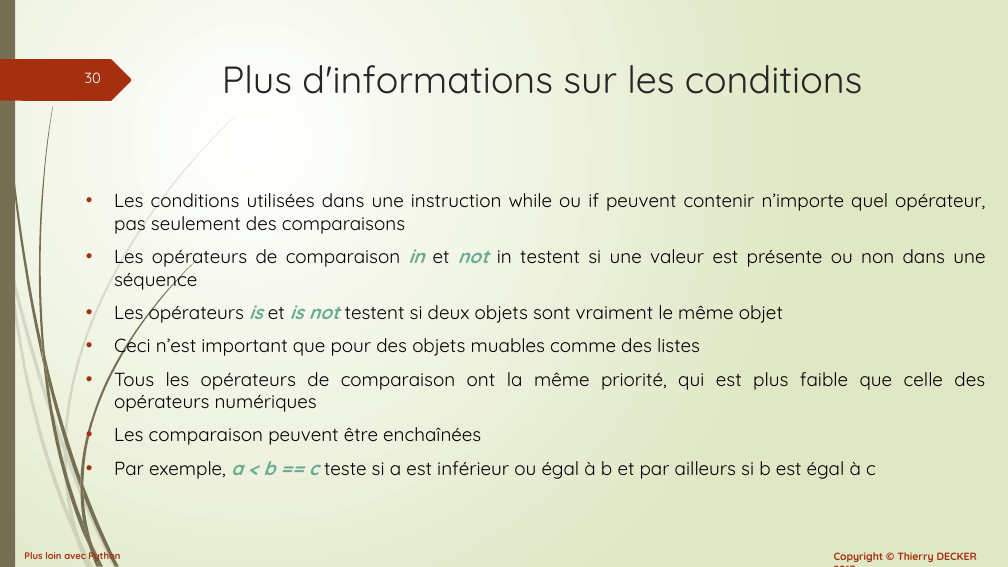
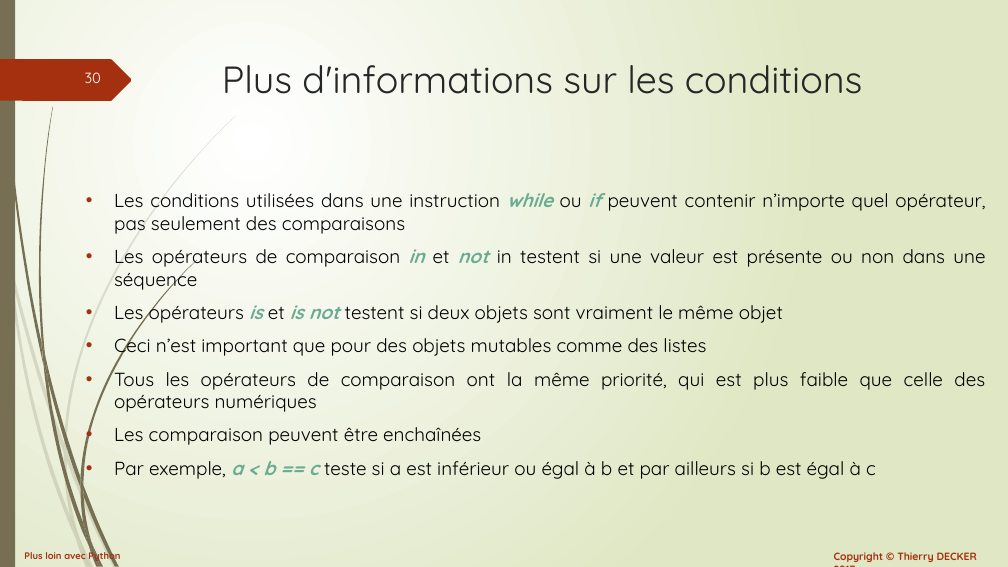
Before and after one commit to VikmanTheRacoon/learning-python, a slide deck: slide 30 of documentations/python-102.pptx. Drawn at 1008x567 pixels with LibreOffice and Linux fonts; fonts in the diff are those of the drawing. Boxes give left, top, right and bottom in pixels: in the first picture for what was removed or moved away, otherwise in the second. Text is boxed around its words. In the diff, an @@ line names an element or a change of style, - is before the commit and + after.

```diff
--- a/documentations/python-102.pptx
+++ b/documentations/python-102.pptx
@@ text at bbox=[114, 193, 985, 234]: text colour #000000 to #6AAC91, bold on, italic on in "while if" @@
@@ text at bbox=[114, 332, 706, 358]: text changed @@
-• Ceci n’est important que pour des objets muables comme des listes
+• Ceci n’est important que pour des objets mutables comme des listes
```
Also in this commit, not shown: 2 other slides changed, 2 slides added, 1 other file.
